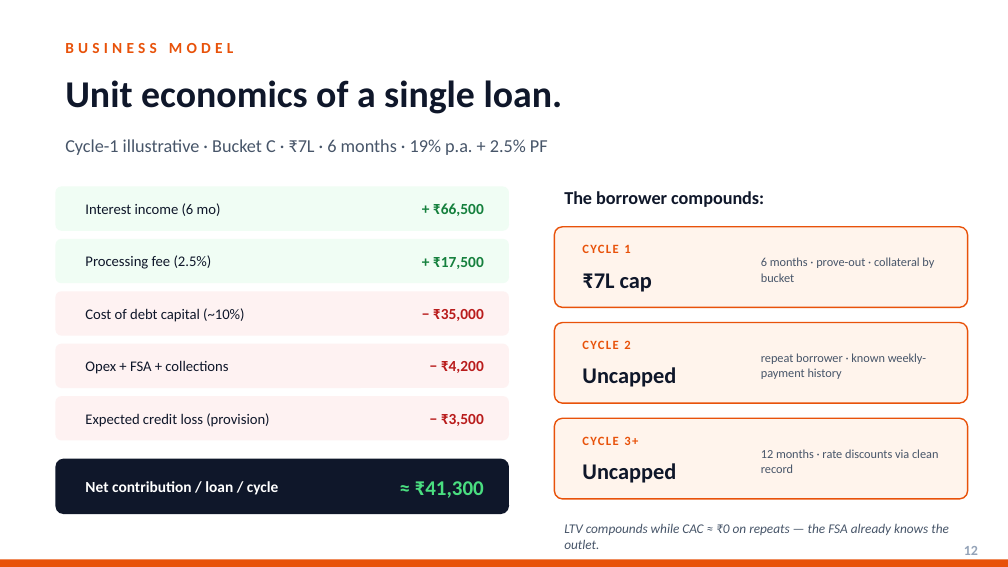
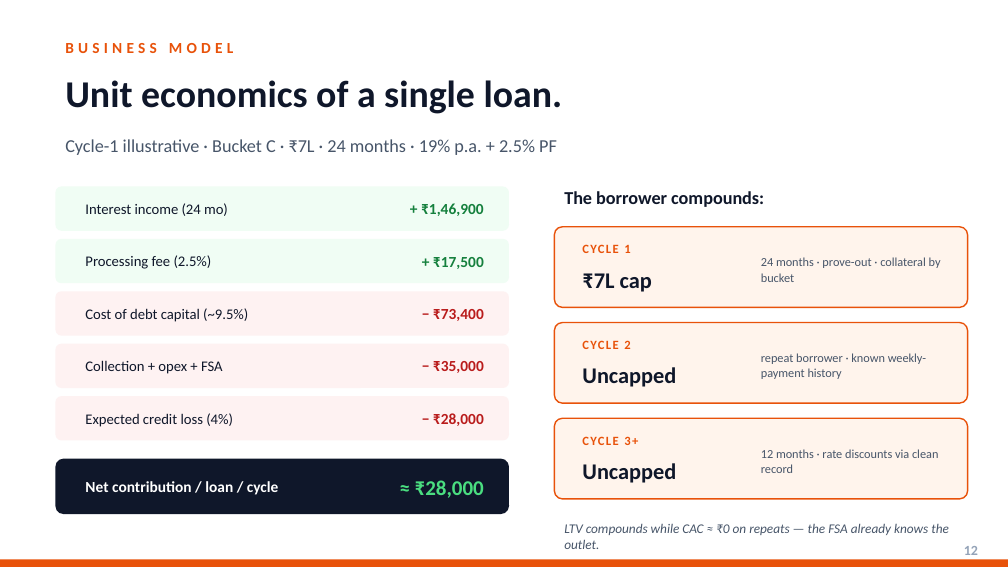
Before and after one commit to askgogo84/RasoiCapital, a slide deck: slide 12 of public/RasoiCapital_PitchDeck.pptx. Drawn at 1008x567 pixels with LibreOffice and Linux fonts; fonts in the diff are those of the drawing. Boxes give left, top, right and bottom in pixels: in the first picture for what was removed or moved away, otherwise in the second. Text is boxed around its words. In the diff, an @@ line names an element or a change of style, - is before the commit and + after.

```diff
--- a/public/RasoiCapital_PitchDeck.pptx
+++ b/public/RasoiCapital_PitchDeck.pptx
@@ text at (65, 139, 557, 155): text changed @@
-Cycle-1 illustrative · Bucket C · ₹7L · 6 months · 19% p.a. + 2.5% PF
+Cycle-1 illustrative · Bucket C · ₹7L · 24 months · 19% p.a. + 2.5% PF
@@ text at (85, 203, 228, 216): text changed @@
-Interest income (6 mo)
+Interest income (24 mo)
@@ text at (421, 203, 484, 216): text changed @@
-+ ₹66,500
++ ₹1,46,900
@@ text at (761, 257, 941, 282): text changed @@
-6 months · prove-out · collateral by bucket
+24 months · prove-out · collateral by bucket
@@ text at (85, 308, 248, 322): text changed @@
-Cost of debt capital (~10%)
+Cost of debt capital (~9.5%)
@@ text added at (433, 309, 484, 321), 11 pt, text #B91C1C, bold @@
+− ₹73,400
@@ text "− ₹35,000": place and size @@
-text "− ₹35,000" at (433, 309, 484, 321)
+text "− ₹35,000" at (433, 361, 484, 373)
@@ text at (85, 360, 223, 374): text changed @@
-Opex + FSA + collections
+Collection + opex + FSA
@@ text removed at (441, 361, 484, 373) @@
-− ₹4,200
@@ text at (85, 413, 233, 427): text changed @@
-Expected credit loss (provision)
+Expected credit loss (4%)
@@ text at (433, 413, 484, 426): text changed @@
-− ₹3,500
+− ₹28,000
@@ text at (415, 480, 484, 498): text changed @@
-≈ ₹41,300
+≈ ₹28,000
```
Also in this commit, not shown: 10 other slides changed.
